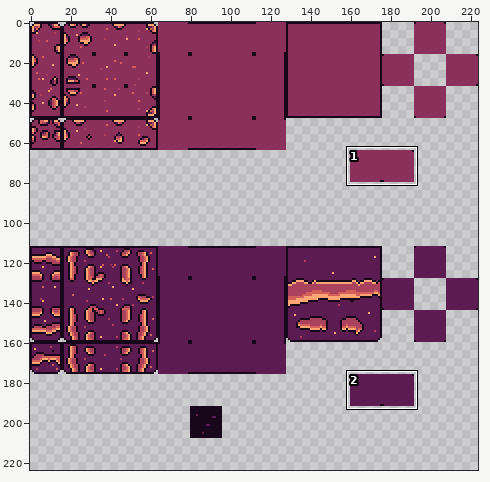
Two states of a sprite sheet, code/Levels/Dungeons/Copper Paths/copper_paths.png. The first picture is a wide view before the edit; the outline marks the close-up.
Close-up. The starting point:
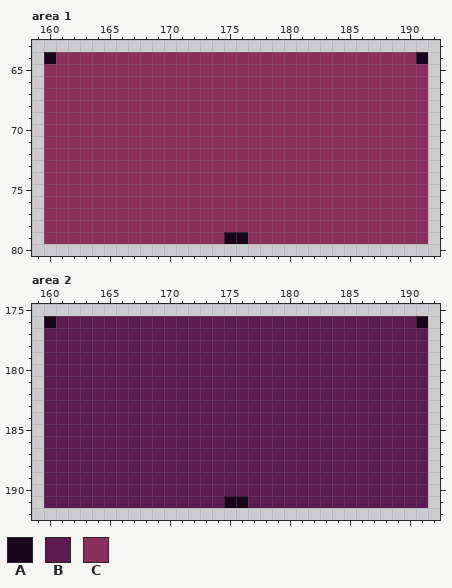
The file is 224x224 pixels. Shown: area 1: x 159..192, y 63..80; area 2: x 159..192, y 175..192. The commit also changed other parts of the picture, which this record leaves out.
Palette (. is transparent): A #18071b  B #5d1c51  C #8b2f5b
Pixels before, area 1, first column x 160:
64 ACCCCCCCCCCCCCCCCCCCCCCCCCCCCCCA
65 CCCCCCCCCCCCCCCCCCCCCCCCCCCCCCCC
66 CCCCCCCCCCCCCCCCCCCCCCCCCCCCCCCC
67 CCCCCCCCCCCCCCCCCCCCCCCCCCCCCCCC
68 CCCCCCCCCCCCCCCCCCCCCCCCCCCCCCCC
69 CCCCCCCCCCCCCCCCCCCCCCCCCCCCCCCC
70 CCCCCCCCCCCCCCCCCCCCCCCCCCCCCCCC
71 CCCCCCCCCCCCCCCCCCCCCCCCCCCCCCCC
72 CCCCCCCCCCCCCCCCCCCCCCCCCCCCCCCC
73 CCCCCCCCCCCCCCCCCCCCCCCCCCCCCCCC
74 CCCCCCCCCCCCCCCCCCCCCCCCCCCCCCCC
75 CCCCCCCCCCCCCCCCCCCCCCCCCCCCCCCC
76 CCCCCCCCCCCCCCCCCCCCCCCCCCCCCCCC
77 CCCCCCCCCCCCCCCCCCCCCCCCCCCCCCCC
78 CCCCCCCCCCCCCCCCCCCCCCCCCCCCCCCC
79 CCCCCCCCCCCCCCCAACCCCCCCCCCCCCCC
Pixels before, area 2, first column x 160:
176 ABBBBBBBBBBBBBBBBBBBBBBBBBBBBBBA
177 BBBBBBBBBBBBBBBBBBBBBBBBBBBBBBBB
178 BBBBBBBBBBBBBBBBBBBBBBBBBBBBBBBB
179 BBBBBBBBBBBBBBBBBBBBBBBBBBBBBBBB
180 BBBBBBBBBBBBBBBBBBBBBBBBBBBBBBBB
181 BBBBBBBBBBBBBBBBBBBBBBBBBBBBBBBB
182 BBBBBBBBBBBBBBBBBBBBBBBBBBBBBBBB
183 BBBBBBBBBBBBBBBBBBBBBBBBBBBBBBBB
184 BBBBBBBBBBBBBBBBBBBBBBBBBBBBBBBB
185 BBBBBBBBBBBBBBBBBBBBBBBBBBBBBBBB
186 BBBBBBBBBBBBBBBBBBBBBBBBBBBBBBBB
187 BBBBBBBBBBBBBBBBBBBBBBBBBBBBBBBB
188 BBBBBBBBBBBBBBBBBBBBBBBBBBBBBBBB
189 BBBBBBBBBBBBBBBBBBBBBBBBBBBBBBBB
190 BBBBBBBBBBBBBBBBBBBBBBBBBBBBBBBB
191 BBBBBBBBBBBBBBBAABBBBBBBBBBBBBBB
The same view after the edit:
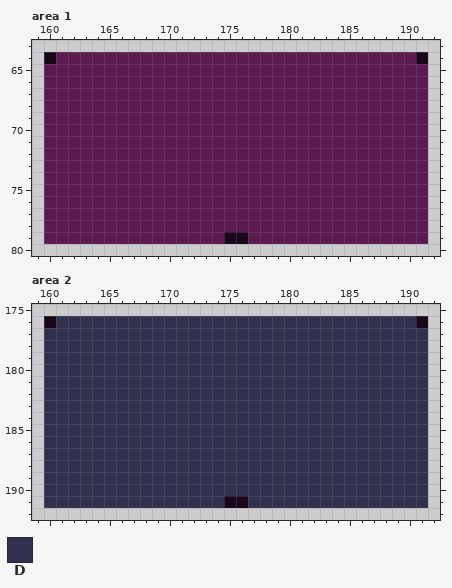
Colours new in this view: D #31314f
The exact change:
Changed rows in their new state; - is an unchanged pixel.
Area 1:
first column x 160:
64 -BBBBBBBBBBBBBBBBBBBBBBBBBBBBBB-
65 BBBBBBBBBBBBBBBBBBBBBBBBBBBBBBBB
66 BBBBBBBBBBBBBBBBBBBBBBBBBBBBBBBB
67 BBBBBBBBBBBBBBBBBBBBBBBBBBBBBBBB
68 BBBBBBBBBBBBBBBBBBBBBBBBBBBBBBBB
69 BBBBBBBBBBBBBBBBBBBBBBBBBBBBBBBB
70 BBBBBBBBBBBBBBBBBBBBBBBBBBBBBBBB
71 BBBBBBBBBBBBBBBBBBBBBBBBBBBBBBBB
72 BBBBBBBBBBBBBBBBBBBBBBBBBBBBBBBB
73 BBBBBBBBBBBBBBBBBBBBBBBBBBBBBBBB
74 BBBBBBBBBBBBBBBBBBBBBBBBBBBBBBBB
75 BBBBBBBBBBBBBBBBBBBBBBBBBBBBBBBB
76 BBBBBBBBBBBBBBBBBBBBBBBBBBBBBBBB
77 BBBBBBBBBBBBBBBBBBBBBBBBBBBBBBBB
78 BBBBBBBBBBBBBBBBBBBBBBBBBBBBBBBB
79 BBBBBBBBBBBBBBB--BBBBBBBBBBBBBBB
Area 2:
first column x 160:
176 -DDDDDDDDDDDDDDDDDDDDDDDDDDDDDD-
177 DDDDDDDDDDDDDDDDDDDDDDDDDDDDDDDD
178 DDDDDDDDDDDDDDDDDDDDDDDDDDDDDDDD
179 DDDDDDDDDDDDDDDDDDDDDDDDDDDDDDDD
180 DDDDDDDDDDDDDDDDDDDDDDDDDDDDDDDD
181 DDDDDDDDDDDDDDDDDDDDDDDDDDDDDDDD
182 DDDDDDDDDDDDDDDDDDDDDDDDDDDDDDDD
183 DDDDDDDDDDDDDDDDDDDDDDDDDDDDDDDD
184 DDDDDDDDDDDDDDDDDDDDDDDDDDDDDDDD
185 DDDDDDDDDDDDDDDDDDDDDDDDDDDDDDDD
186 DDDDDDDDDDDDDDDDDDDDDDDDDDDDDDDD
187 DDDDDDDDDDDDDDDDDDDDDDDDDDDDDDDD
188 DDDDDDDDDDDDDDDDDDDDDDDDDDDDDDDD
189 DDDDDDDDDDDDDDDDDDDDDDDDDDDDDDDD
190 DDDDDDDDDDDDDDDDDDDDDDDDDDDDDDDD
191 DDDDDDDDDDDDDDD--DDDDDDDDDDDDDDD
Pixel boxes of the changes (left, top, right, bottom) in both close-ups:
changed: (44, 52, 428, 244)
changed: (44, 316, 428, 508)
